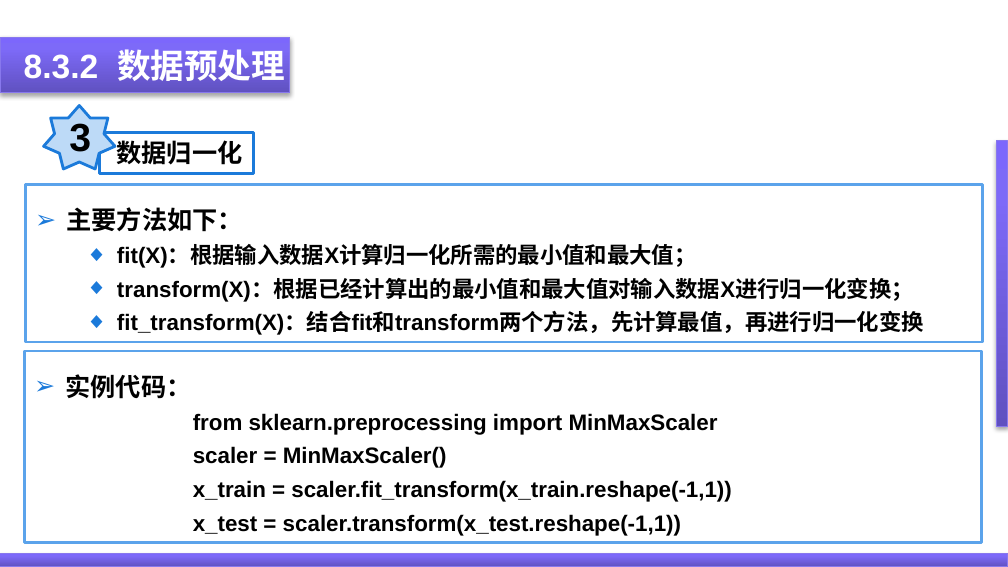
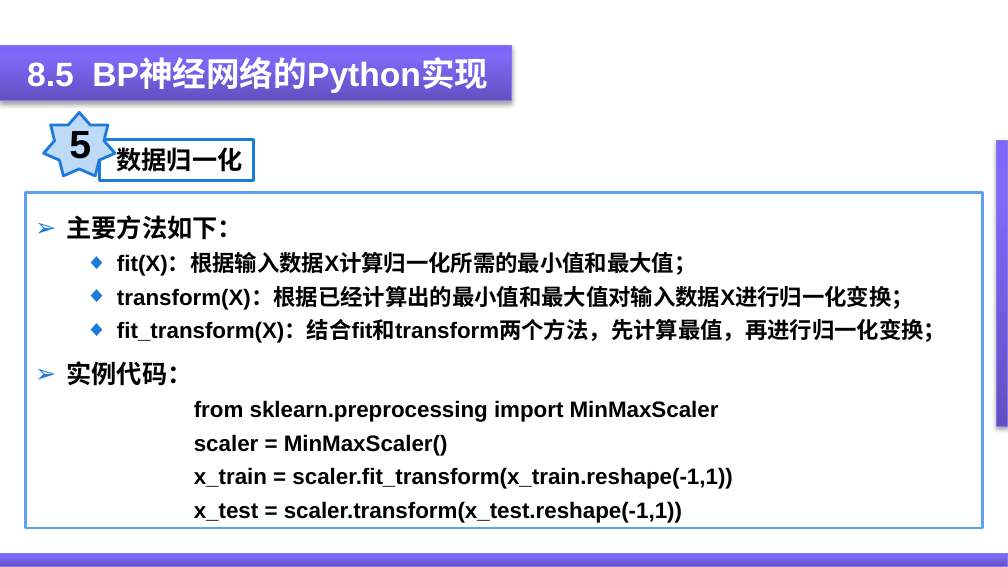
Before and after one commit to ygydq/zncgqjssg, a slide deck: slide 44 of PPT/第8章 神经网络及其在智能传感器系统中的应用.pptx (slide 38 before the commit). Drawn at 1008x567 pixels with LibreOffice and Linux fonts; fonts in the diff are those of the drawing. Boxes give left, top, right and bottom in pixels: in the first picture for what was removed or moved away, otherwise in the second. Text is boxed around its words. In the diff, an @@ line names an element or a change of style, - is before the commit and + after.

Commit message:
bf

```diff
--- a/PPT/第8章 神经网络及其在智能传感器系统中的应用.pptx
+++ b/PPT/第8章 神经网络及其在智能传感器系统中的应用.pptx
@@ rectangle: place and size @@
-rectangle at (0, 37, 289, 93)
+rectangle at (0, 45, 512, 101)
@@ text removed at (24, 49, 285, 87) @@
-8.3.2 数据预处理
@@ text added at (27, 59, 488, 93), 24 pt, text #FFFFFF, bold @@
+8.5 BP神经网络的Python实现
@@ star "5": place and size @@
-star "5" at (43, 106, 115, 169)
+star "5" at (43, 113, 115, 176)
@@ text in star at (69, 131, 91, 159): text changed @@
-3
+5
@@ rectangle "数据归一化": place and size @@
-rectangle "数据归一化" at (99, 133, 254, 173)
+rectangle "数据归一化" at (99, 139, 254, 179)
@@ rectangle "主要方法如下：": place and size @@
-rectangle "主要方法如下：" at (25, 184, 983, 343)
+rectangle "主要方法如下：" at (25, 193, 983, 528)
@@ text in rectangle at (67, 320, 946, 523): text changed @@
-  ◆ fit_transform(X)：结合fit和transform两个方法，先计算最值，再进行归一化变换
+  ◆ fit_transform(X)：结合fit和transform两个方法，先计算最值，再进行归一化变换；
+➢ 实例代码：
+  from sklearn.preprocessing import MinMaxScaler
+  scaler = MinMaxScaler()
+  x_train = scaler.fit_transform(x_train.reshape(-1,1))
+  x_test = scaler.transform(x_test.reshape(-1,1))
@@ rectangle removed at (24, 351, 982, 542) @@
-➢ 实例代码：
-  from sklearn.preprocessing import MinMaxScaler
-  scaler = MinMaxScaler()
-  x_train = scaler.fit_transform(x_train.reshape(-1,1))
-  x_test = scaler.transform(x_test.reshape(-1,1))
```
Also in this commit, not shown: 19 other slides changed, 9 slides added, 7 slides removed.
